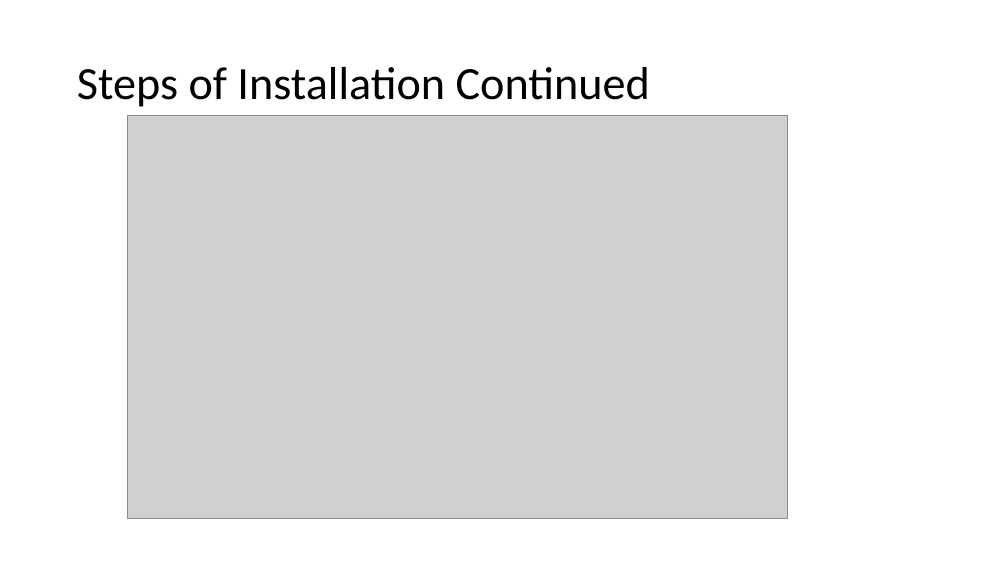
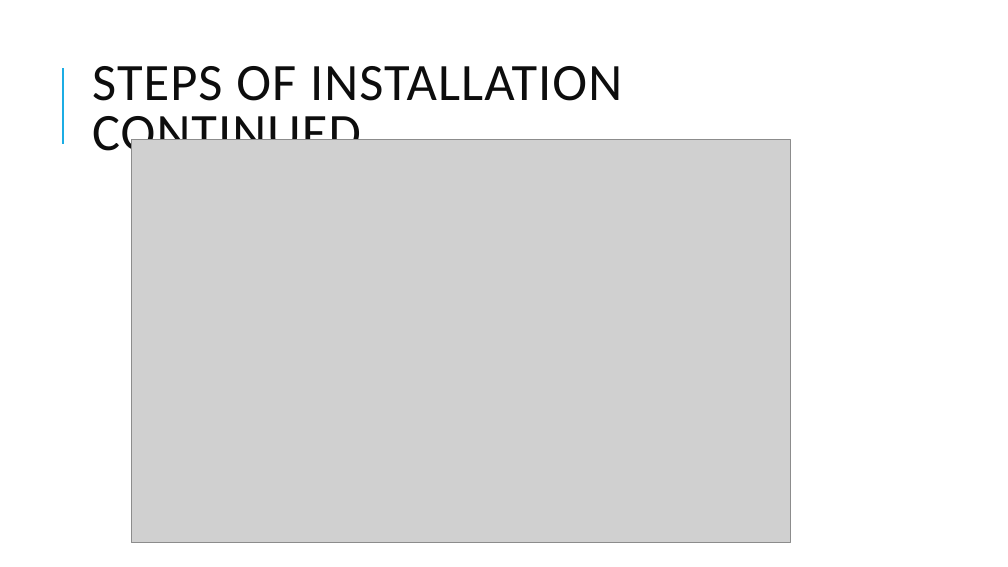
Before and after one commit to skandhwa/SimplilearnNew, a slide deck: slide 8 of Load Testing -Jmeter.pptx. Drawn at 1008x567 pixels with LibreOffice and Linux fonts; fonts in the diff are those of the drawing; grey boxes stand for pictures. Boxes give left, top, right and bottom in pixels: in the first picture for what was removed or moved away, otherwise in the second. Text is boxed around its words. In the diff, an @@ line names an element or a change of style, - is before the commit and + after.

```diff
--- a/Load Testing -Jmeter.pptx
+++ b/Load Testing -Jmeter.pptx
@@ line added from (63, 144) to (63, 68), #1CADE4 1.5 pt @@
@@ title at (92,66,622,163): text changed; size 44 to 50 pt; text colour #000000 to #0D0D0D @@
-Steps of Installation Continued
+STEPS OF INSTALLATION CONTINUED
@@ picture: place and size @@
-picture at (128,116,787,519)
+picture at (131,140,790,543)
```
Also in this commit, not shown: 18 other slides changed, 14 slides added, 7 other files.
